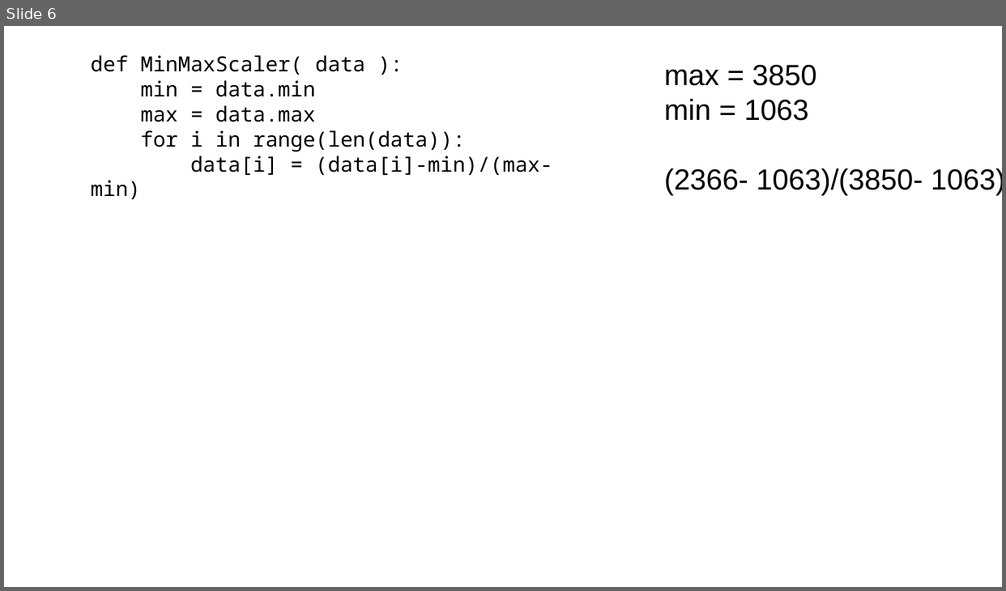
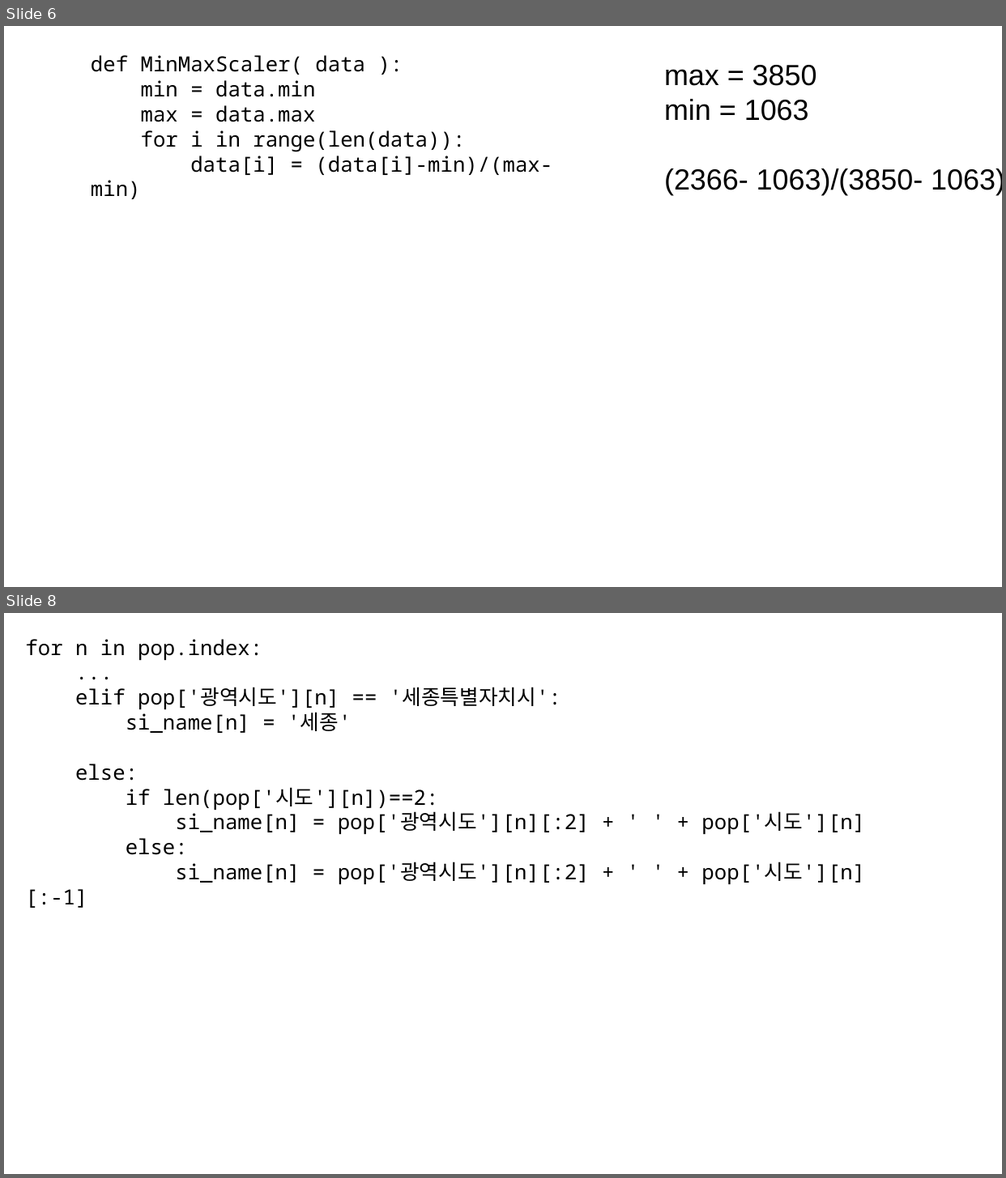
Before and after one commit to kjungmo/SBA2020_dataScience, a slide deck: 데이터분석.pptx. Shown one above the other, each under a label of ours: slide 6 before the commit, slides 6 and 8 after it; the slides between them are not shown. The pictures are 1006x591 and 1006x1178 pixels, drawn with LibreOffice and Linux fonts; fonts in the diff are those of the drawing. Boxes give left, top, right and bottom in pixels: in the first picture for what was removed or moved away, otherwise in the second. Text is boxed around its words. In the diff, an @@ line names an element or a change of style, - is before the commit and + after.

```diff
--- a/데이터분석.pptx
+++ b/데이터분석.pptx
@@ slide 8 added at <box>4,613,1002,1174</box>, background #FFFFFF @@
@@ text added at <box>25,639,865,884</box>, 20 pt, text #000000 @@
+for n in pop.index:
+...
+elif pop['광역시도'][n] == '세종특별자치시':
+si_name[n] = '세종'
+else:
+if len(pop['시도'][n])==2:
+si_name[n] = pop['광역시도'][n][:2] + ' ' + pop['시도'][n]
+else:
+si_name[n] = pop['광역시도'][n][:2] + ' ' + pop['시도'][n][:-1]
```
Also in this commit, not shown: 54 other slides added.
